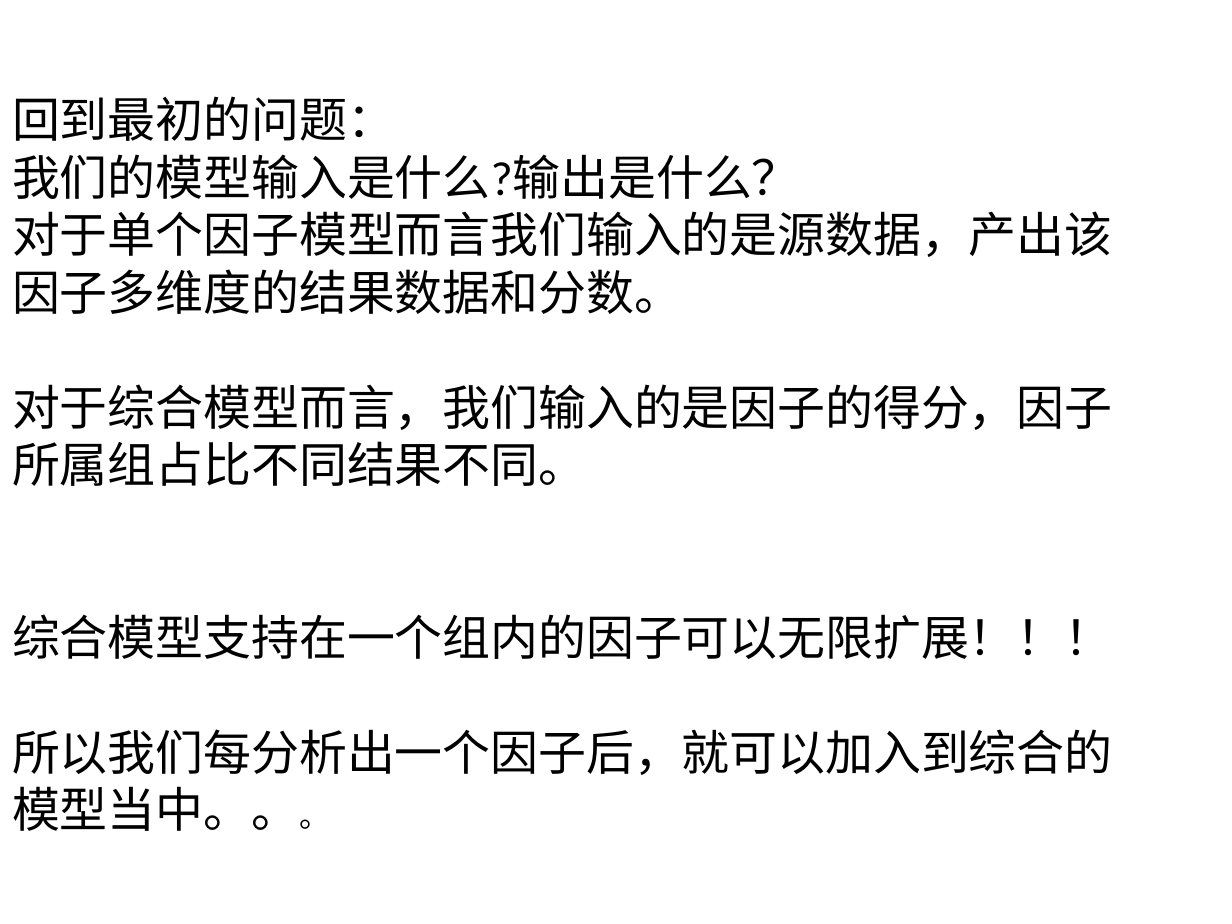
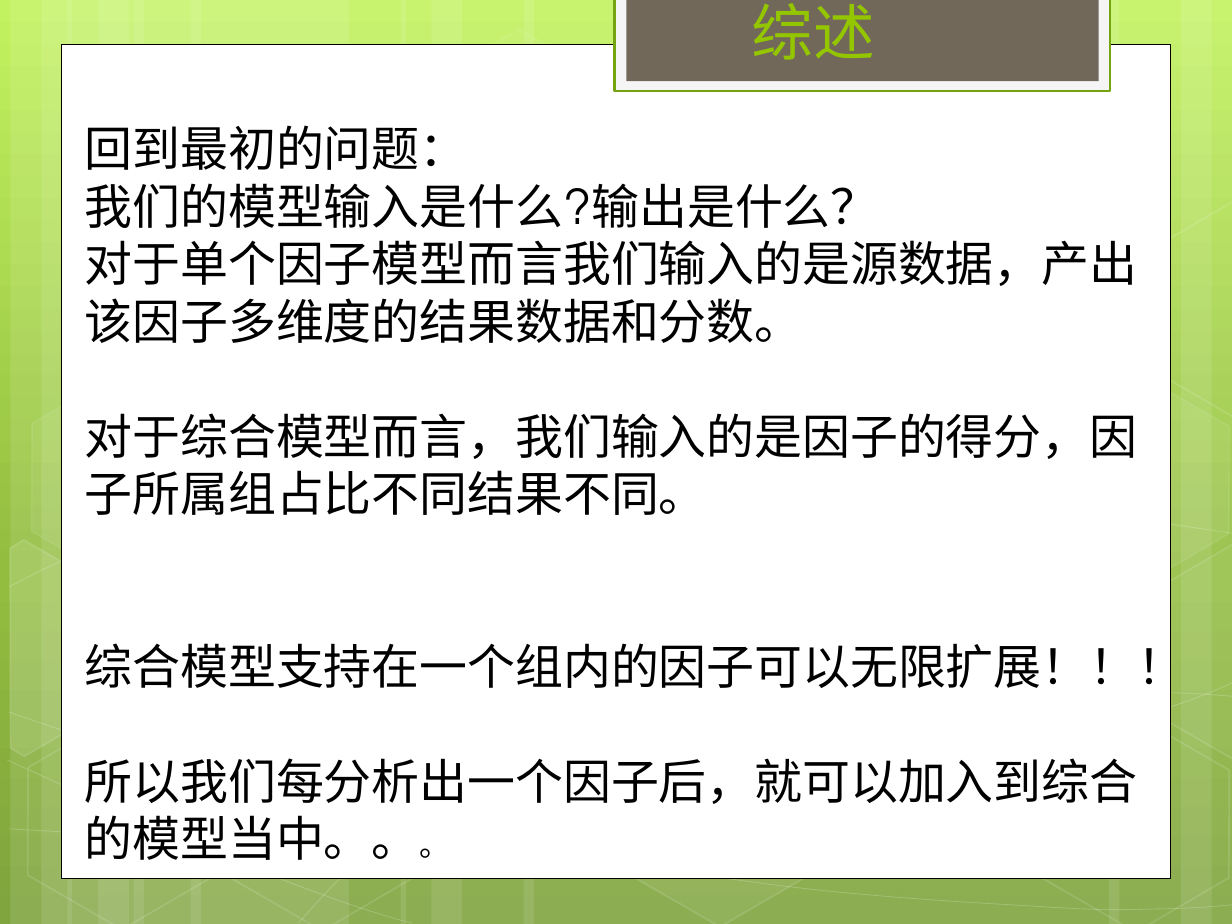
Before and after one commit to PercyChuang/nyf, a slide deck: slide 13 of UBI模型.pptx (slide 12 before the commit). Drawn at 1232x924 pixels with LibreOffice and Linux fonts; fonts in the diff are those of the drawing. Boxes give left, top, right and bottom in pixels: in the first picture for what was removed or moved away, otherwise in the second. Text is boxed around its words. In the diff, an @@ line names an element or a change of style, - is before the commit and + after.

```diff
--- a/UBI模型.pptx
+++ b/UBI模型.pptx
@@ background #FFFFFF to gradient #C3F35F to #93BF3F to #81A53E @@
@@ rectangle added at [615,0,1110,91], fill #F5F5F5, outline #74A510 1.25 pt @@
@@ rectangle added at [626,0,1098,81], fill #71685A @@
@@ title added at [751,3,874,60], 36 pt, text #94C600 @@
+综述
@@ rectangle added at [62,44,1170,877], fill #FFFFFF, outline #000000 0.5 pt @@
@@ text "回到最初的问题：": place and size @@
-text "回到最初的问题：" at [12,96,1112,831]
+text "回到最初的问题：" at [85,125,1185,860]
@@ text "回到最初的问题：" at [85,125,1185,860]: font Calibri to TeX Gyre Adventor @@
@@ group added at [0,0,1232,924]: 12 rectangles, 8 freeform shapes, 8 hexagons @@
```
Also in this commit, not shown: 7 other slides changed, 6 slides added, 5 slides removed.
